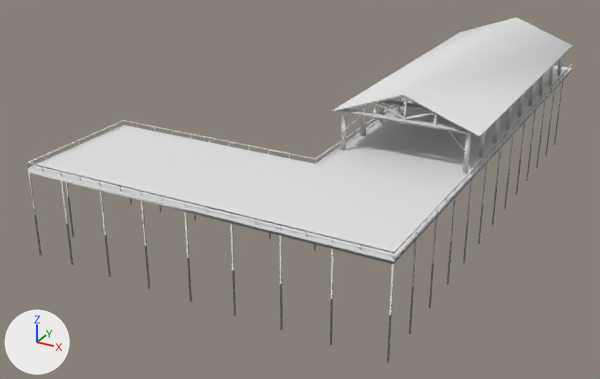
The FBX model vongott/Assets/Mesh/Levels/awesome_island/awesome_island_dock_south.fbx as it was, and as the next commit left it.
The view is the same before and after, from a 50 mm lens placed at (0.635, -1.603, 0.636), pointed at (-0.265, 0.034, -0.182). The lights are fixed; the arrows at lower left show +X, +Y and +Z. Where no turn or scale is listed for an object, it has been applied to the vertices.

The first picture shows 'awesome_island_dock_south'.
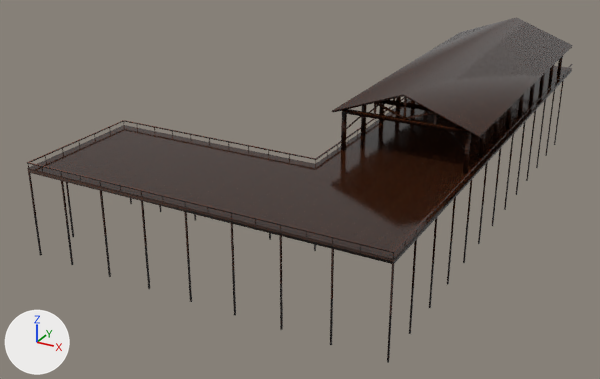
What differs and where, as boxes [x1, y1, x2, y2] in the pictures (600 x 379 px):
'awesome_island_dock_south', recoloured
    both: [27, 17, 573, 363]

What changed in the scene script:
```text
Add img_wood_boathousewood_d_texture__0_png:
    img_wood_boathousewood_d_texture__0_png = load_image('wood.boathousewood_d(texture)_0.png', '../../../Textures/PlaceholderTex/CoreTexWood.utx/wood.boathousewood_d(texture)_0.png', 128, 256, 'sRGB')
Add mat_none__wood_boathousewood_d_texture__0_png:
    mat_none__wood_boathousewood_d_texture__0_png = principled_material('None__wood_boathousewood_d_texture__0_png')
    mat_none__wood_boathousewood_d_texture__0_png.texture = img_wood_boathousewood_d_texture__0_png
    mat_none__wood_boathousewood_d_texture__0_png.roughness = 0.106
Change me_awesome_island_dock_south:
    where me_awesome_island_dock_south.from_pydata(...)  # 2174 vertices, 1852 faces; spans x -0.6..0.21, y -0.501..0.8, z -0.2..0.146
    add me_awesome_island_dock_south.materials.append(mat_none__wood_boathousewood_d_texture__0_png)  # picture img_wood_boathousewood_d_texture__0_png
```
